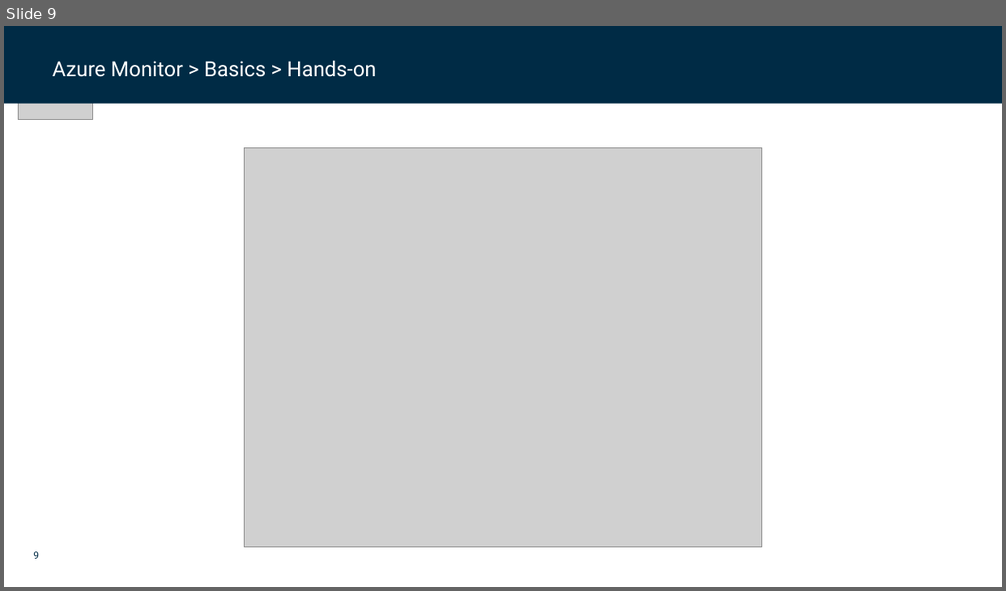
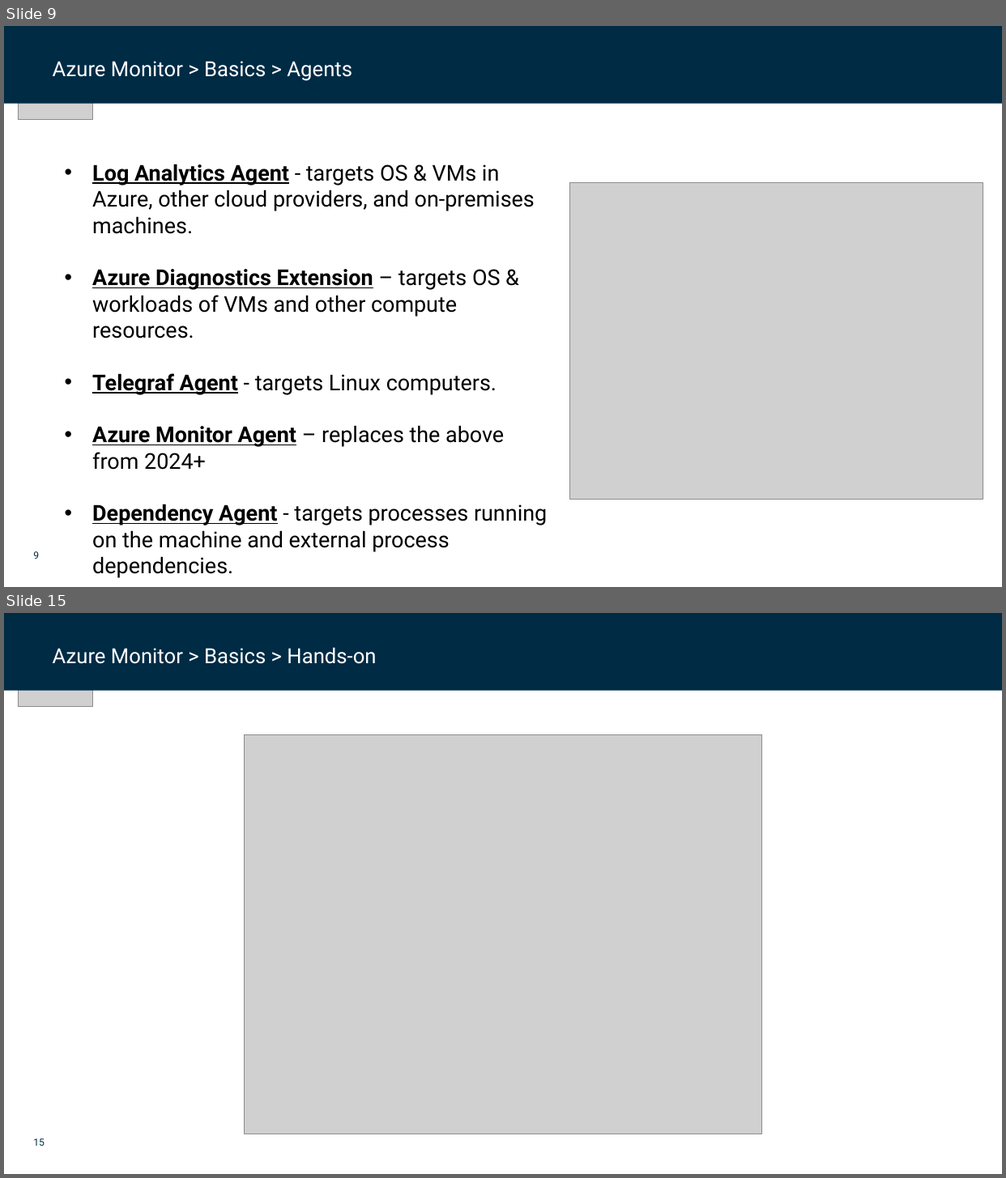
Before and after one commit to dfds/dojo, a slide deck: workshops/azure-monitoring-deep-dive/azure-monitoring-deep-dive.pptx. Shown one above the other, each under a label of ours: slide 9 before the commit, slides 9 and 15 after it; the slides between them are not shown. The pictures are 1006x591 and 1006x1178 pixels, drawn with LibreOffice and Linux fonts; fonts in the diff are those of the drawing; grey boxes stand for pictures; background and template pictures are left out. Boxes give left, top, right and bottom in pixels: in the first picture for what was removed or moved away, otherwise in the second. Text is boxed around its words. In the diff, an @@ line names an element or a change of style, - is before the commit and + after.

Commit message:
Azure Monitor v. 0.2

```diff
--- a/workshops/azure-monitoring-deep-dive/azure-monitoring-deep-dive.pptx
+++ b/workshops/azure-monitoring-deep-dive/azure-monitoring-deep-dive.pptx
@@ slide 9 added at <box>4,26,1002,587</box>, background #FFFFFF; not listed: 1 template element that a slide beside it also shows @@
@@ rectangle added at <box>4,26,1002,104</box>, fill #002B45 @@
@@ picture added at <box>19,26,93,120</box> @@
@@ text added at <box>53,61,352,81</box>, 20 pt, text #FFFFFF @@
+Azure Monitor > Basics > Agents
@@ rectangle added at <box>902,50,977,73</box>, fill #002B45 @@
@@ text added at <box>92,164,547,578</box>, 21 pt, text #000000 @@
+• Log Analytics Agent - targets OS & VMs in Azure, other cloud providers, and on-premises machines.
+• Azure Diagnostics Extension – targets OS & workloads of VMs and other compute resources.
+• Telegraf Agent - targets Linux computers.
+• Azure Monitor Agent – replaces the above from 2024+
+• Dependency Agent - targets processes running on the machine and external process dependencies.
@@ picture added at <box>570,182,983,499</box> @@
@@ what was slide 9 is now slide 15 @@
@@ page number at <box>33,1139,44,1146</box>: text changed @@
-9
+15
```
Also in this commit, not shown: 3 slides changed, 10 other slides added, 1 slide removed, 1 other file.
